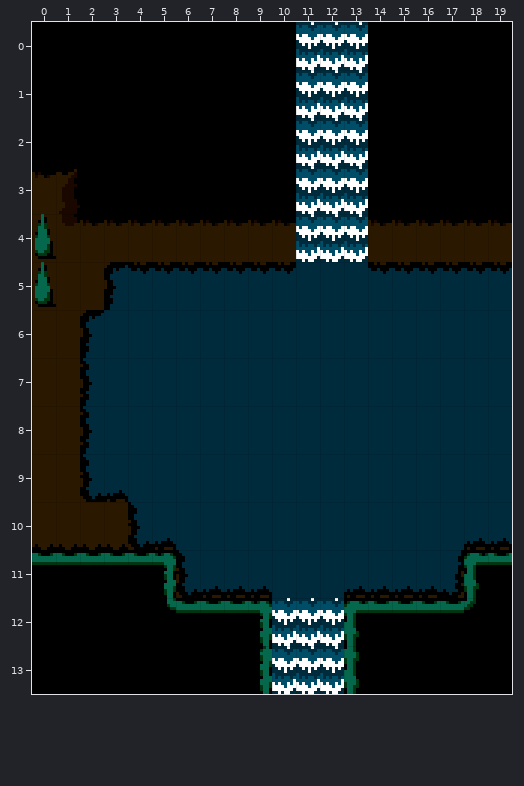
Tiled map -- tiled/caves_room_2.tmx. Above, as it was before the edit.
Cells are 8x16 px. Shown: x 0..19, y 0..13.
New version:
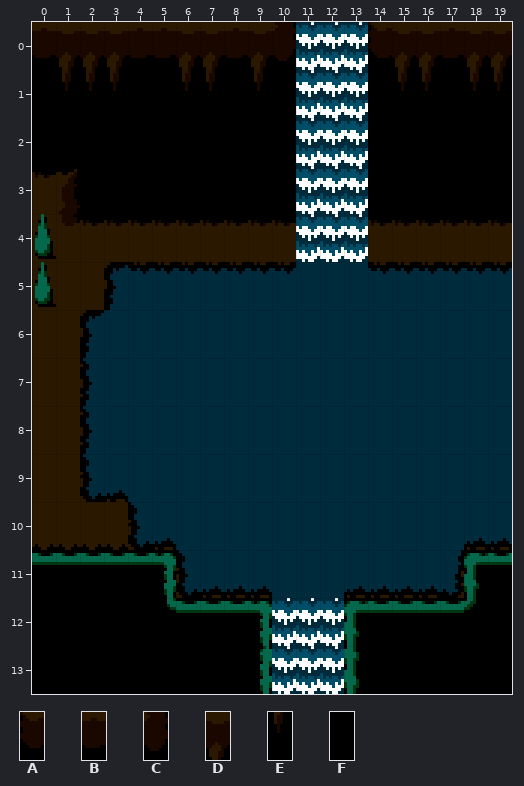
Key: from "caves_floors": A 0, B 1, C 2, D 16, E 17; from "caves_walls": F 10.
_ is an empty cell.
Change:
Layer "Tile Layer 1":
Tile F gives way to tile A in row 0 at x 14.
Tile F gives way to tile B in row 0 at x 0, 4 to 5, 8 and 17.
Tile F gives way to tile C in row 0 at x 10.
Tile F gives way to tile D in row 0 at x 1 to 3, 6 to 7, 9, 15 to 16 and 18 to 19.
Tile F gives way to tile E in row 1 at x 1 to 3, 6 to 7, 9, 15 to 16 and 18 to 19.
Pixel boxes of the changes (left, top, right, bottom) in both pictures:
changed: (32, 22, 296, 91)
changed: (368, 22, 512, 91)
